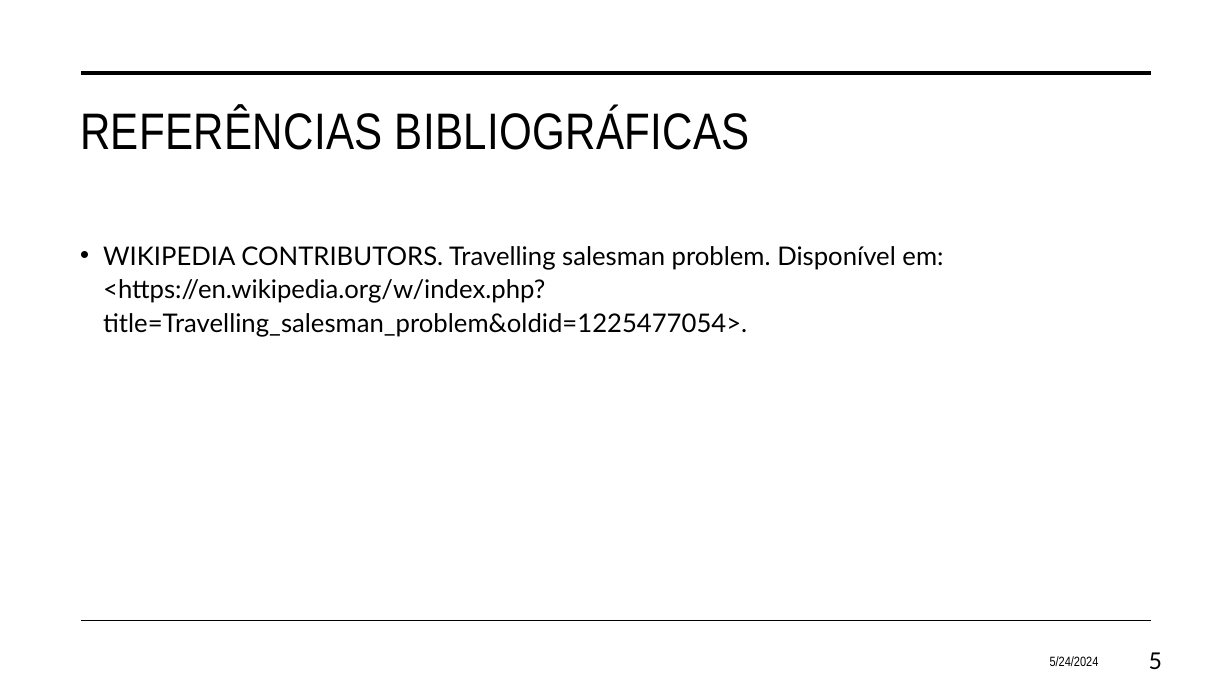
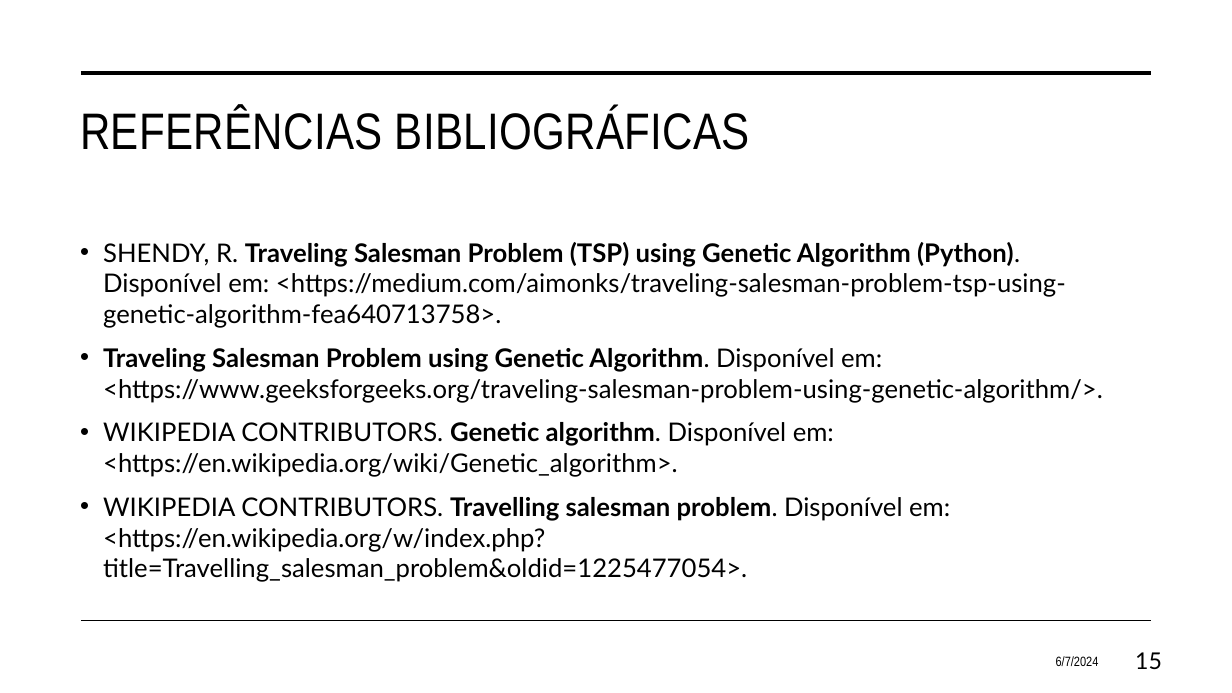
Before and after one commit to eduardosavian/travelling-salesman-genetic-solution, a slide deck: slide 15 of Presentation.pptx (slide 5 before the commit). Drawn at 1232x693 pixels with LibreOffice and Linux fonts; fonts in the diff are those of the drawing. Boxes give left, top, right and bottom in pixels: in the first picture for what was removed or moved away, otherwise in the second. Text is boxed around its words. In the diff, an @@ line names an element or a change of style, - is before the commit and + after.

```diff
--- a/Presentation.pptx
+++ b/Presentation.pptx
@@ text at <box>103,242,1103,477</box>: paragraphs added @@
+• ‌SHENDY, R. Traveling Salesman Problem (TSP) using Genetic Algorithm (Python). Disponível em: <https://medium.com/aimonks/traveling-salesman-problem-tsp-using-genetic-algorithm-fea640713758>.
+• Traveling Salesman Problem using Genetic Algorithm. Disponível em: <https://www.geeksforgeeks.org/traveling-salesman-problem-using-genetic-algorithm/>.
+• WIKIPEDIA CONTRIBUTORS. Genetic algorithm. Disponível em: <https://en.wikipedia.org/wiki/Genetic_algorithm>.
@@ text at <box>103,497,950,582</box>: bold on in "Travelling salesman problem."; line spacing 1.1 to 1 @@
@@ text at <box>1056,656,1099,666</box>: text changed @@
-5/24/2024
+6/7/2024
@@ page number at <box>1135,652,1162,670</box>: text changed @@
-5
+15
```
Also in this commit, not shown: 3 other slides changed, 11 slides added, 1 slide removed, 4 other files.
